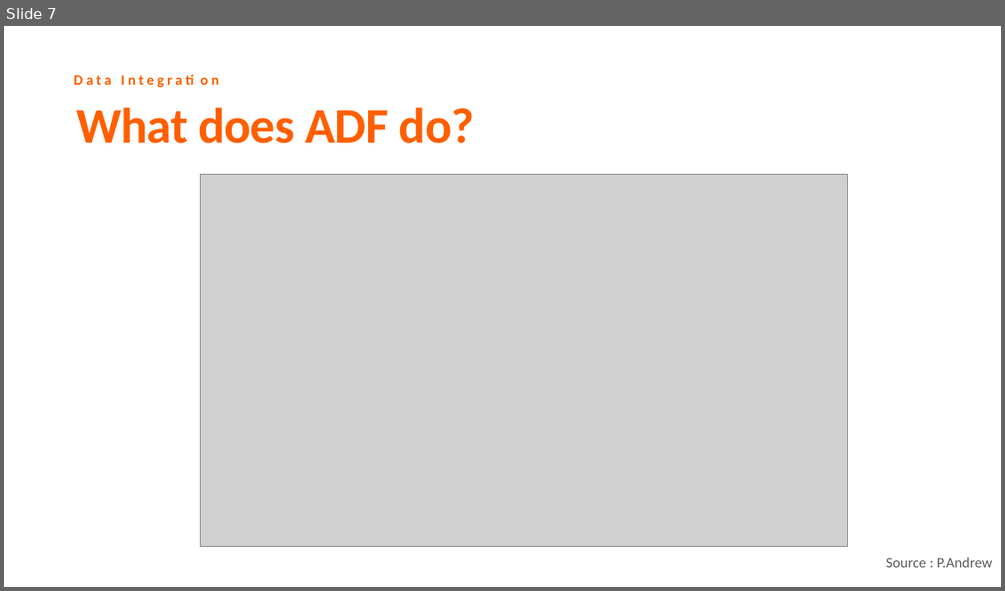
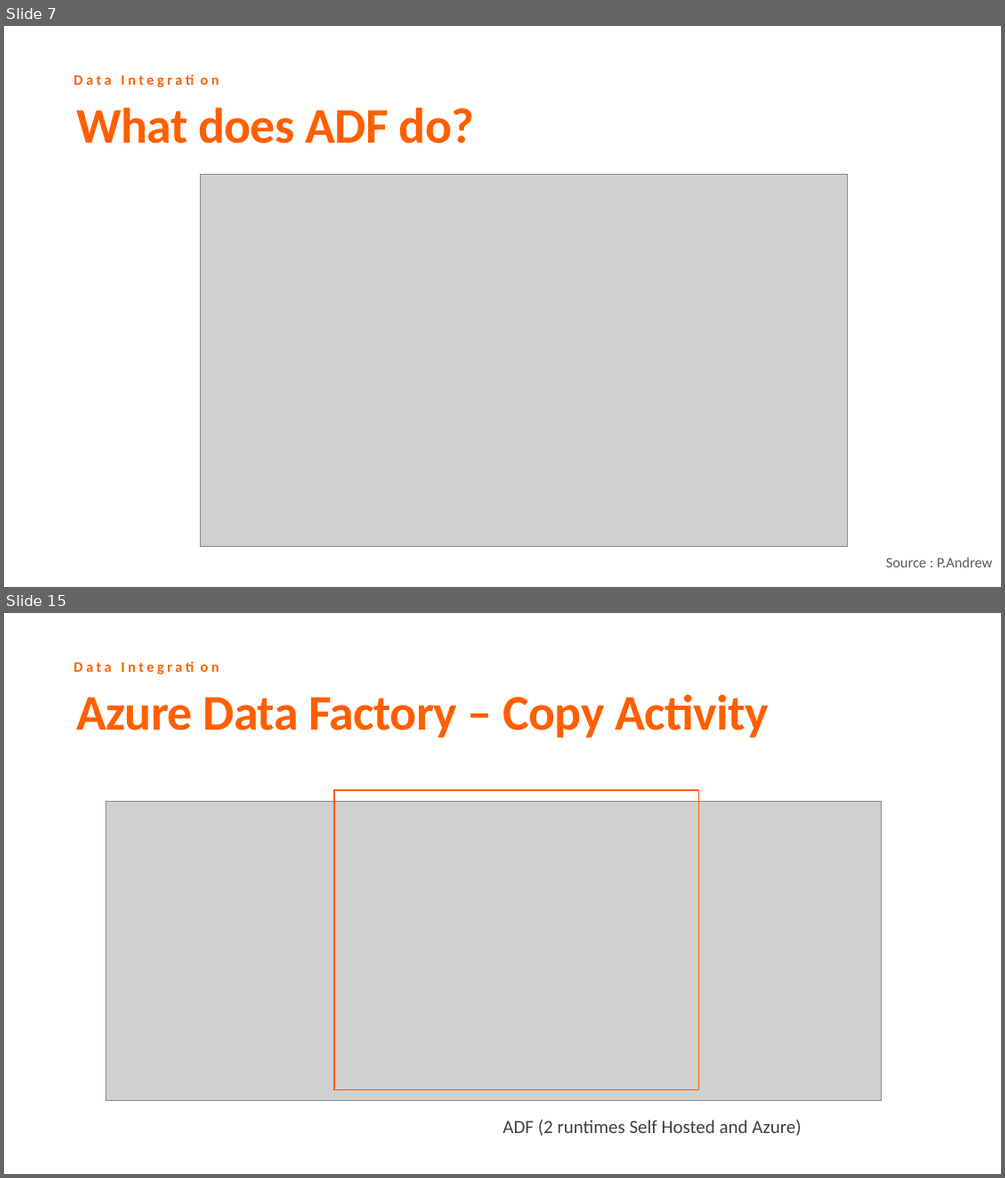
Before and after one commit to cloud4yourdata/CommunityEvents, a slide deck: AzureFPMeetup/OnPremCloudDataIntegration.pptx. Shown one above the other, each under a label of ours: slide 7 before the commit, slides 7 and 15 after it; the slides between them are not shown. The pictures are 1005x591 and 1005x1178 pixels, drawn with LibreOffice and Linux fonts; fonts in the diff are those of the drawing; grey boxes stand for pictures; background and template pictures are left out. Boxes give left, top, right and bottom in pixels: in the first picture for what was removed or moved away, otherwise in the second. Text is boxed around its words. In the diff, an @@ line names an element or a change of style, - is before the commit and + after.

```diff
--- a/AzureFPMeetup/OnPremCloudDataIntegration.pptx
+++ b/AzureFPMeetup/OnPremCloudDataIntegration.pptx
@@ slide 15 added at [4,613,1001,1174], background #FFFFFF; not listed: 1 template element that a slide beside it also shows @@
@@ text added at [76,694,768,738], 48 pt, text #FF5F00, bold @@
+Azure Data Factory – Copy Activity
@@ rectangle added at [334,790,699,1090], outline #FF5F00 1.5 pt @@
@@ picture added at [105,801,881,1101] @@
@@ text added at [502,1119,801,1135], 18 pt, text #404040 @@
+ADF (2 runtimes Self Hosted and Azure)
```
Also in this commit, not shown: 3 slides changed, 10 other slides added, 36 other files.
